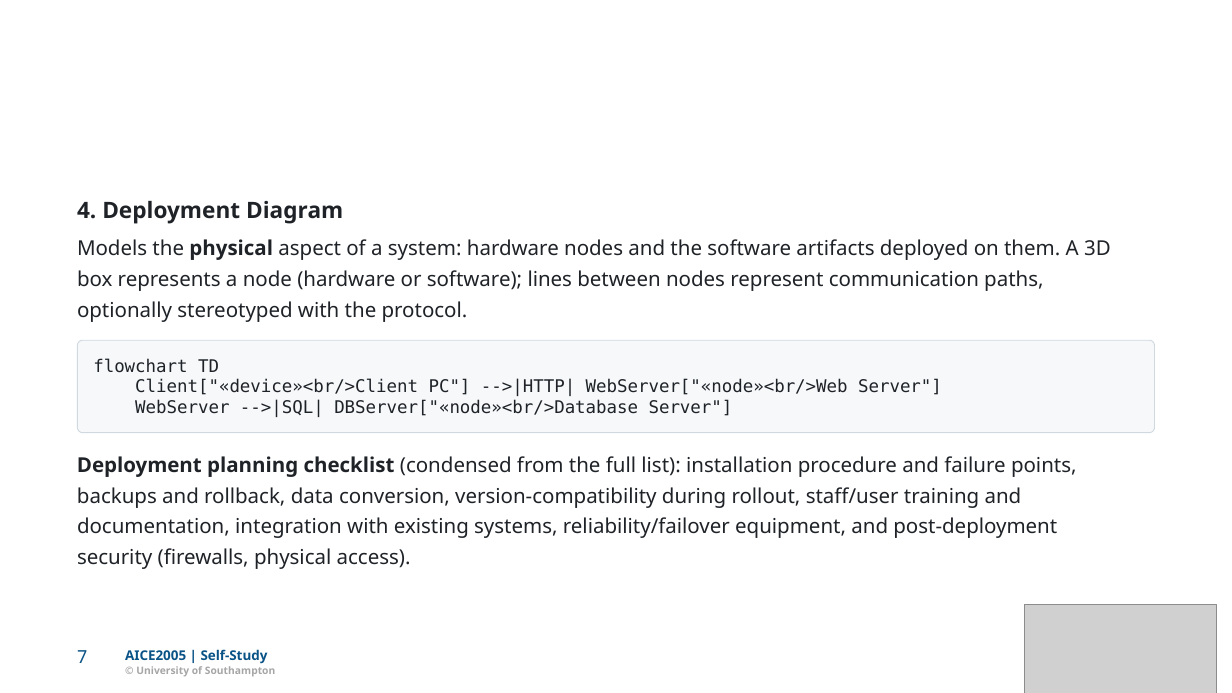
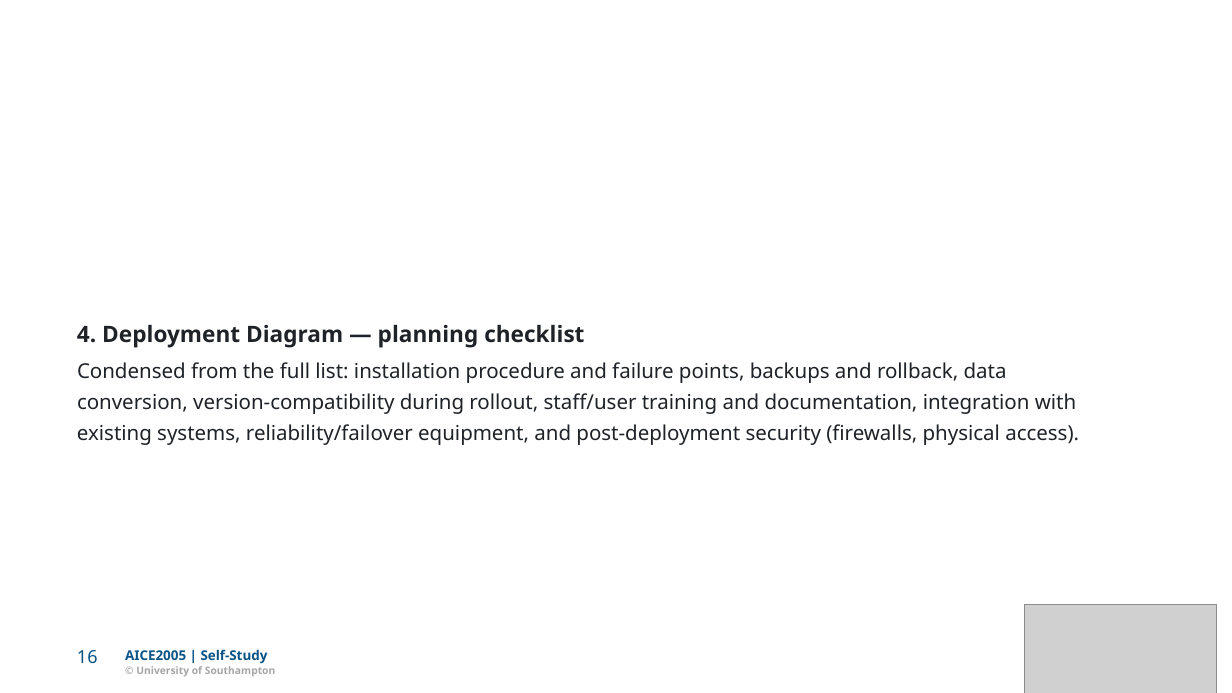
Before and after one commit to Dr-AlHashimy/Module_AICE2005_2627, a slide deck: slide 16 of html/COMP-_L7.1_lecture_self.pptx (slide 7 before the commit). Drawn at 1232x693 pixels with LibreOffice and Linux fonts; fonts in the diff are those of the drawing; grey boxes stand for pictures. Boxes give left, top, right and bottom in pixels: in the first picture for what was removed or moved away, otherwise in the second. Text is boxed around its words. In the diff, an @@ line names an element or a change of style, - is before the commit and + after.

```diff
--- a/html/COMP-_L7.1_lecture_self.pptx
+++ b/html/COMP-_L7.1_lecture_self.pptx
@@ text removed at <box>77,239,1111,260</box> @@
-Models the physical aspect of a system: hardware nodes and the software artifacts deployed on them. A 3D
@@ text removed at <box>77,270,1043,291</box> @@
-box represents a node (hardware or software); lines between nodes represent communication paths,
@@ text at <box>77,325,584,348</box>: text changed @@
-4. Deployment Diagram
+4. Deployment Diagram — planning checklist
@@ text removed at <box>77,301,468,322</box> @@
-optionally stereotyped with the protocol.
@@ freeform shape removed at <box>78,340,1155,433</box> @@
@@ freeform shape removed at <box>78,340,1155,433</box> @@
@@ text removed at <box>93,359,219,373</box> @@
-flowchart TD
@@ text at <box>77,362,1007,383</box>: text changed @@
-Deployment planning checklist (condensed from the full list): installation procedure and failure points,
+Condensed from the full list: installation procedure and failure points, backups and rollback, data
@@ text removed at <box>135,379,942,396</box> @@
-Client["«device»<br/>Client PC"] -->|HTTP| WebServer["«node»<br/>Web Server"]
@@ text at <box>77,393,1076,414</box>: text changed @@
-backups and rollback, data conversion, version-compatibility during rollout, staﬀ/user training and
+conversion, version-compatibility during rollout, staﬀ/user training and documentation, integration with
@@ text removed at <box>135,399,733,417</box> @@
-WebServer -->|SQL| DBServer["«node»<br/>Database Server"]
@@ text at <box>77,424,1079,445</box>: text changed @@
-documentation, integration with existing systems, reliability/failover equipment, and post-deployment
+existing systems, reliability/failover equipment, and post-deployment security (ﬁrewalls, physical access).
@@ text removed at <box>77,548,411,569</box> @@
-security (ﬁrewalls, physical access).
@@ freeform shape: place and size @@
-freeform shape at <box>69,641,96,672</box>
+freeform shape at <box>69,641,108,672</box>
@@ text removed at <box>77,650,87,663</box> @@
-7
@@ text added at <box>77,650,98,663</box>, 14 pt, text #0A5387 @@
+16
```
Also in this commit, not shown: 14 other slides changed, 26 slides added, 17 other files.
